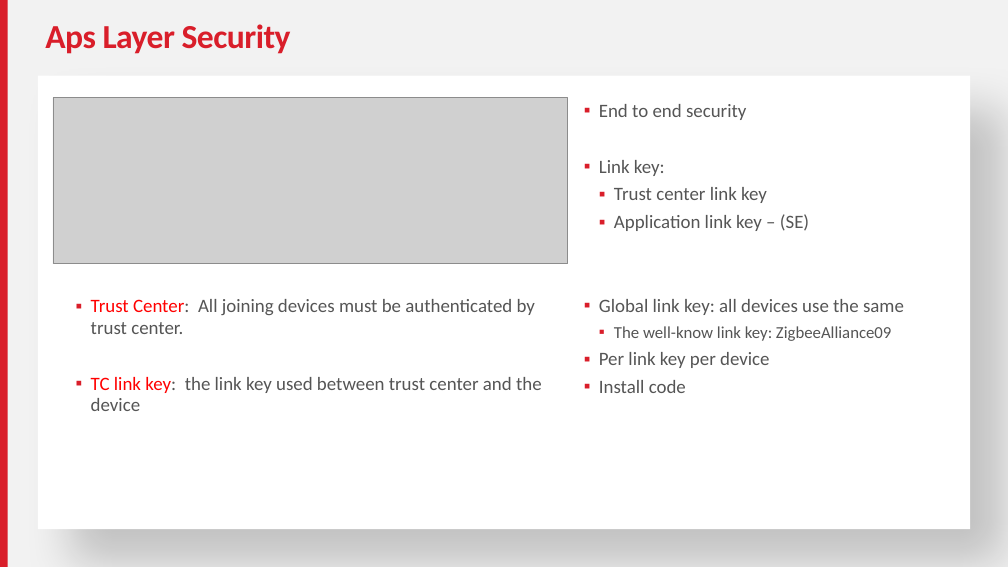
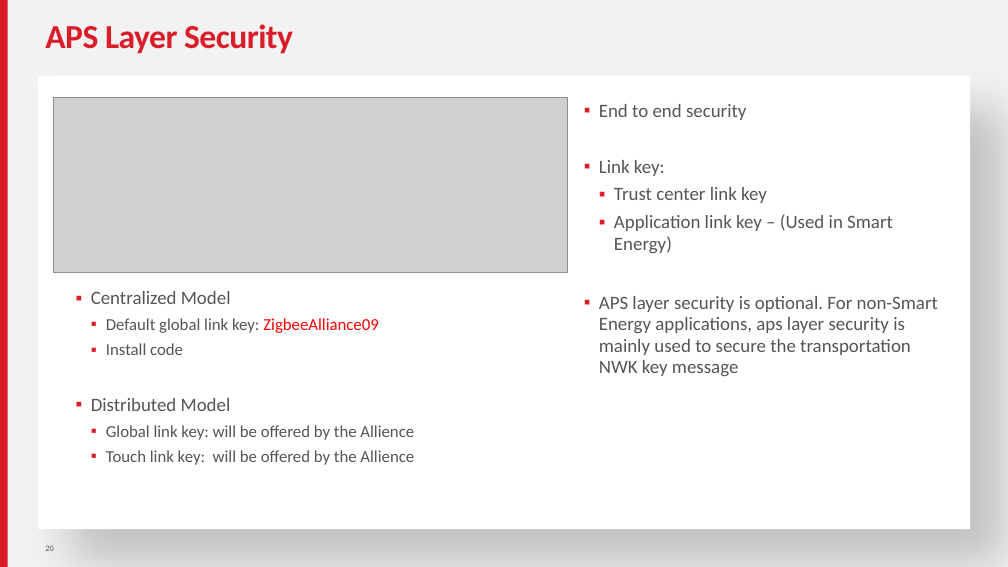
Before and after one commit to MarkDing/IoT-Developer-Boot-Camp-Wiki, a slide deck: slide 20 of zigbee/Zigbee Basic.pptx (slide 21 before the commit). Drawn at 1008x567 pixels with LibreOffice and Linux fonts; fonts in the diff are those of the drawing; grey boxes stand for pictures. Boxes give left, top, right and bottom in pixels: in the first picture for what was removed or moved away, otherwise in the second. Text is boxed around its words. In the diff, an @@ line names an element or a change of style, - is before the commit and + after.

```diff
--- a/zigbee/Zigbee Basic.pptx
+++ b/zigbee/Zigbee Basic.pptx
@@ title at [45,24,293,54]: text changed @@
-Aps Layer Security
+APS Layer Security
@@ picture: place and size @@
-picture at [53,98,568,264]
+picture at [53,98,568,271]
@@ text at [614,214,893,253]: text changed @@
-    ▪ Application link key – (SE)
+    ▪ Application link key – (Used in Smart Energy)
@@ text removed at [91,299,542,411] @@
-  ▪ Trust Center: All joining devices must be authenticated by trust center.
-  ▪ TC link key: the link key used between trust center and the device
@@ text added at [91,291,414,465], 16 pt, text #555555 @@
+  ▪ Centralized Model
+    ▪ Default global link key: ZigbeeAlliance09
+    ▪ Install code
+  ▪ Distributed Model
+    ▪ Global link key: will be offered by the Allience
+    ▪ Touch link key: will be offered by the Allience
@@ text at [599,296,938,376]: text changed @@
-  ▪ Global link key: all devices use the same
-    ▪ The well-know link key: ZigbeeAlliance09
-  ▪ Per link key per device
-  ▪ Install code
+  ▪ APS layer security is optional. For non-Smart Energy applications, aps layer security is mainly used to secure the transportation NWK key message
@@ page number added at [45,545,53,551], 8 pt, text #555555 @@
+20
```
Also in this commit, not shown: 11 other slides changed, 12 slides added, 10 slides removed, 5 other files.
